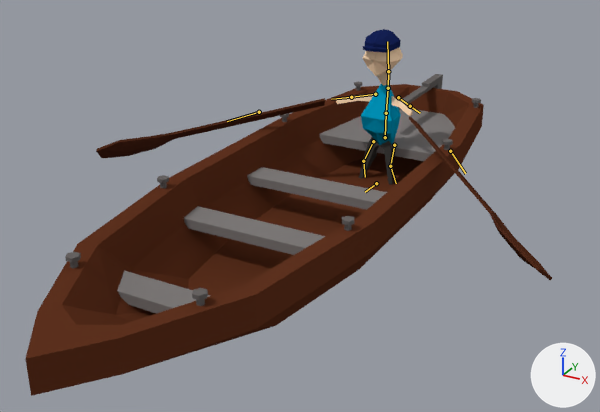
The Blender file TheOvercoat/Assets/Models(blend)/Other/boat.blend, before and after one commit.
Both versions are drawn from a 50 mm lens placed at (3.56, -7.99, 4.08), pointed at (-0.53, -0.56, 0.37). The axes (+X, +Y, +Z) are drawn at lower right. The lights are the same throughout. Both versions are drawn at frame 72 of the action 'Boatman'; the numbers are the values there. The bones that bend it are drawn over the model as lines.
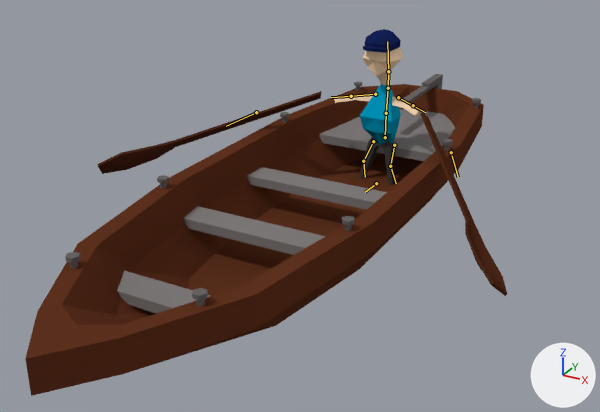
The change in detail:
Bone 'HandIK.R' (bone_handik_r) moves from (0.134, -0.031, -0.07) to (0.0, 0.0, 0.0).
Bone 'HandIK.L' (bone_handik_l) moves from (-0.131, -0.038, -0.072) to (0.0, 0.0, 0.0).

Changed parts and their boxes [x1, y1, x2, y2] in the pictures (600 x 412 px):
'Cube.001', posed (10% narrower, 6% taller)
    before: [96, 29, 552, 280]
    after: [98, 29, 507, 296]
